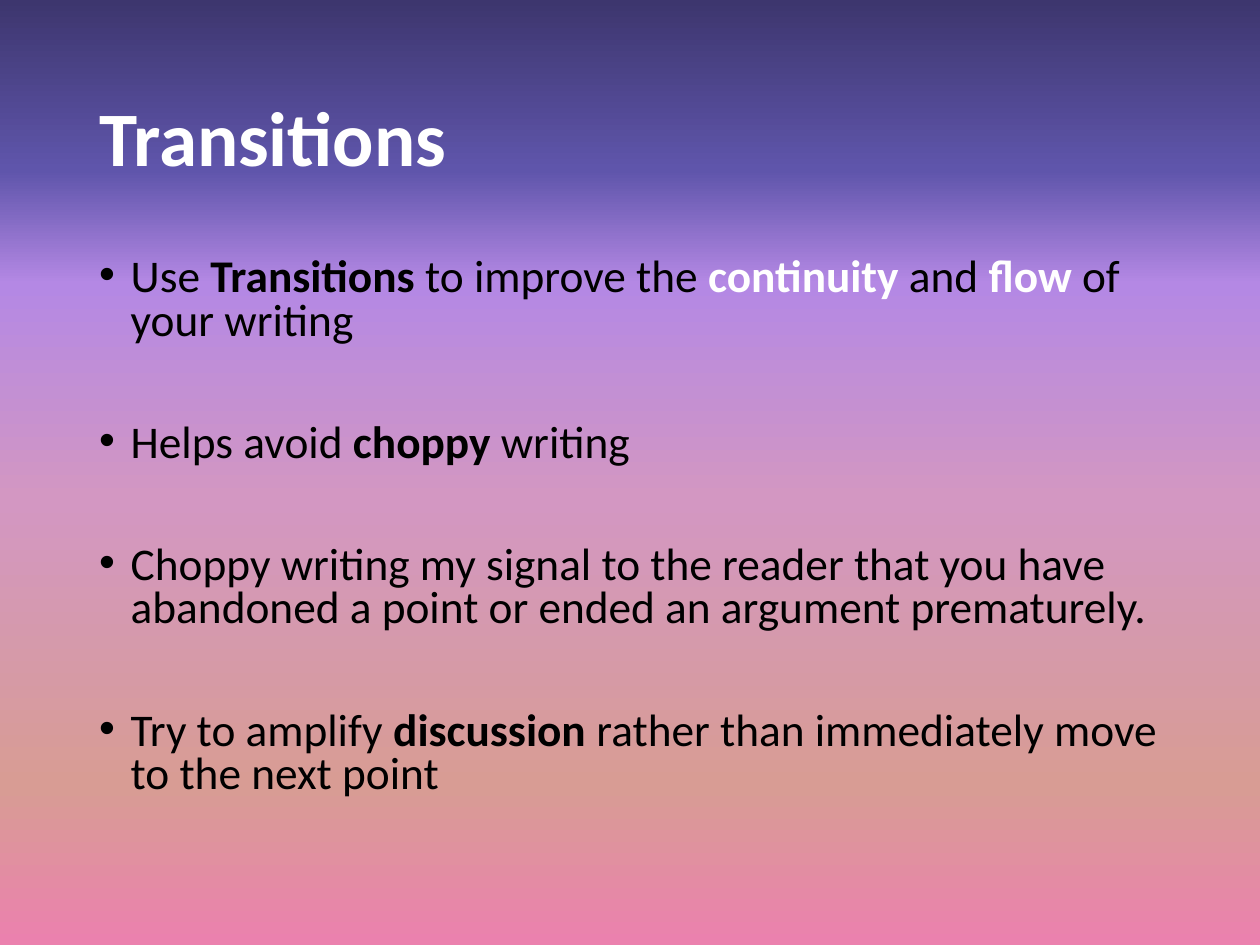
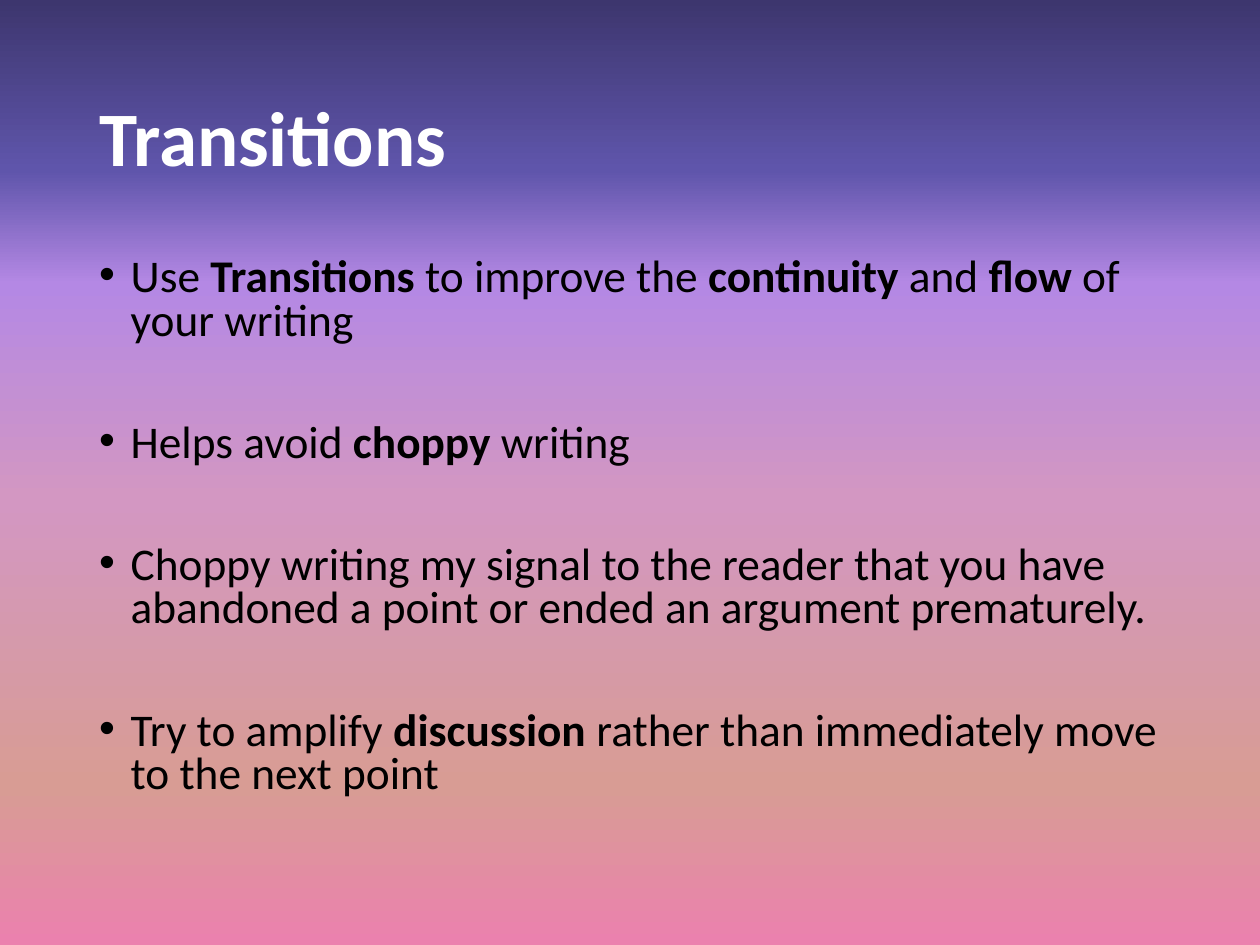
Before and after one commit to npm27/Teaching-Materials, a slide deck: slide 8 of Writing Fall 23/Slides/9 Week 8 -- Grammar.pptx. Drawn at 1260x945 pixels with LibreOffice and Linux fonts; fonts in the diff are those of the drawing. Boxes give left, top, right and bottom in pixels: in the first picture for what was removed or moved away, otherwise in the second. Text is boxed around its words. In the diff, an @@ line names an element or a change of style, - is before the commit and + after.

```diff
--- a/Writing Fall 23/Slides/9 Week 8 -- Grammar.pptx
+++ b/Writing Fall 23/Slides/9 Week 8 -- Grammar.pptx
@@ text at [131, 260, 1120, 344]: text colour #FFFFFF to #000000 in "continuity flow" @@
```
Also in this commit, not shown: 18 other slides changed, 2 slides removed.
